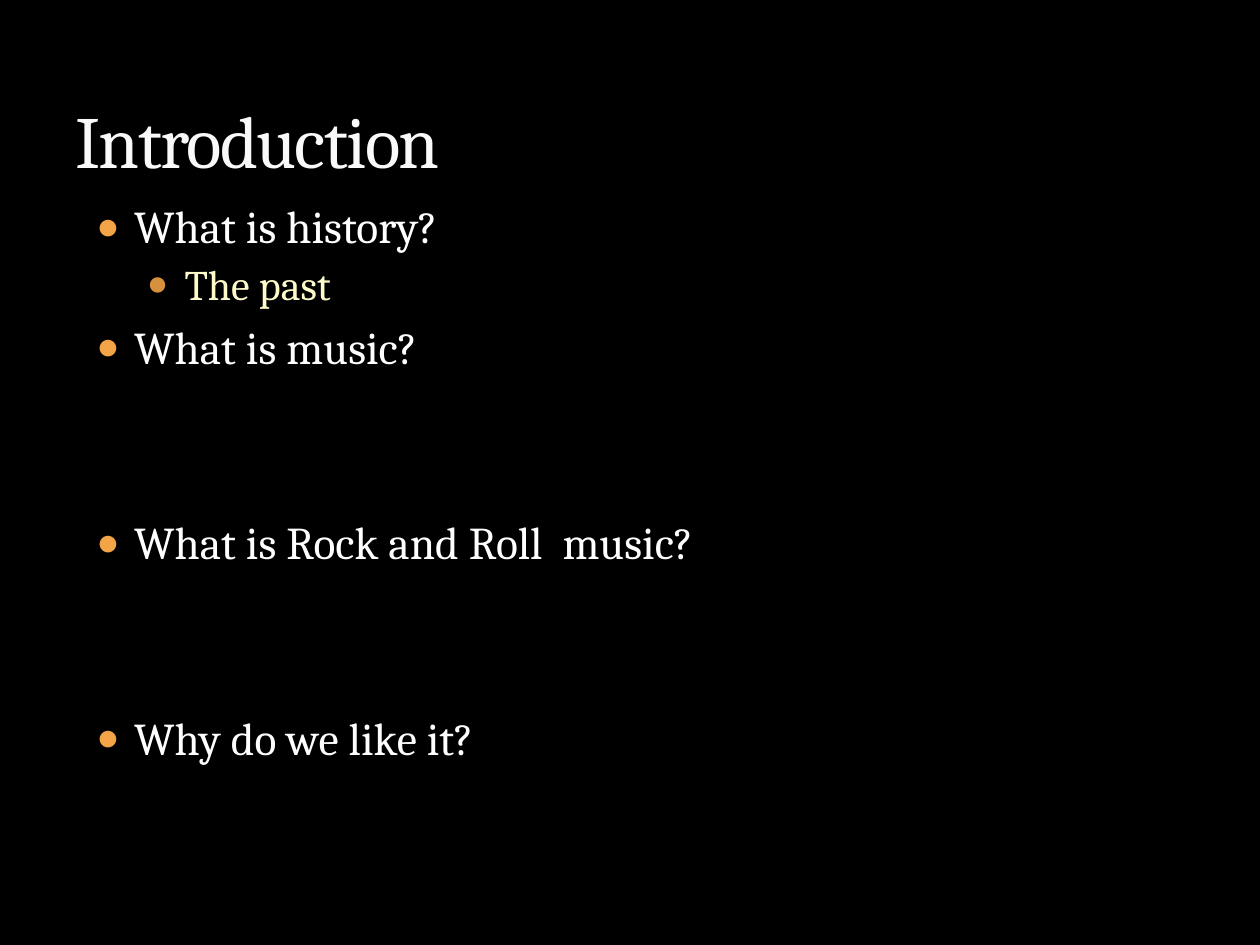
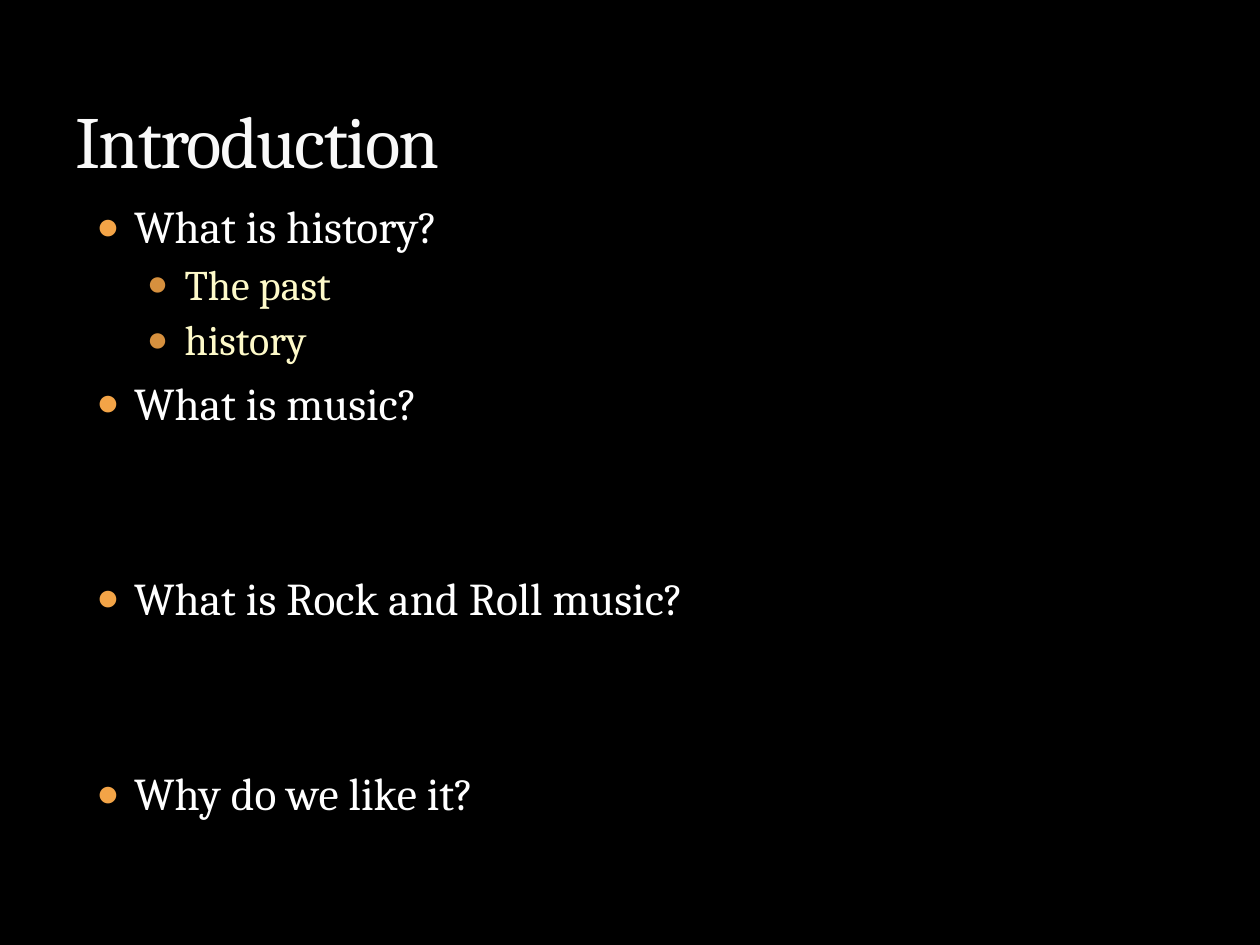
Before and after one commit to mrbaker1917/website, a slide deck: slide 2 of HSTR121/ppts/History_Rock_Intro.pptx. Drawn at 1260x945 pixels with LibreOffice and Linux fonts; fonts in the diff are those of the drawing; background and template pictures are left out. Boxes give left, top, right and bottom in pixels: in the first picture for what was removed or moved away, otherwise in the second. Text is boxed around its words. In the diff, an @@ line names an element or a change of style, - is before the commit and + after.

Commit message:
updated intro ppt

```diff
--- a/HSTR121/ppts/History_Rock_Intro.pptx
+++ b/HSTR121/ppts/History_Rock_Intro.pptx
@@ text at bbox=[185, 326, 307, 364]: paragraph added @@
+  ● history
```
Also in this commit, not shown: 2 other slides changed, 1 slide added.
